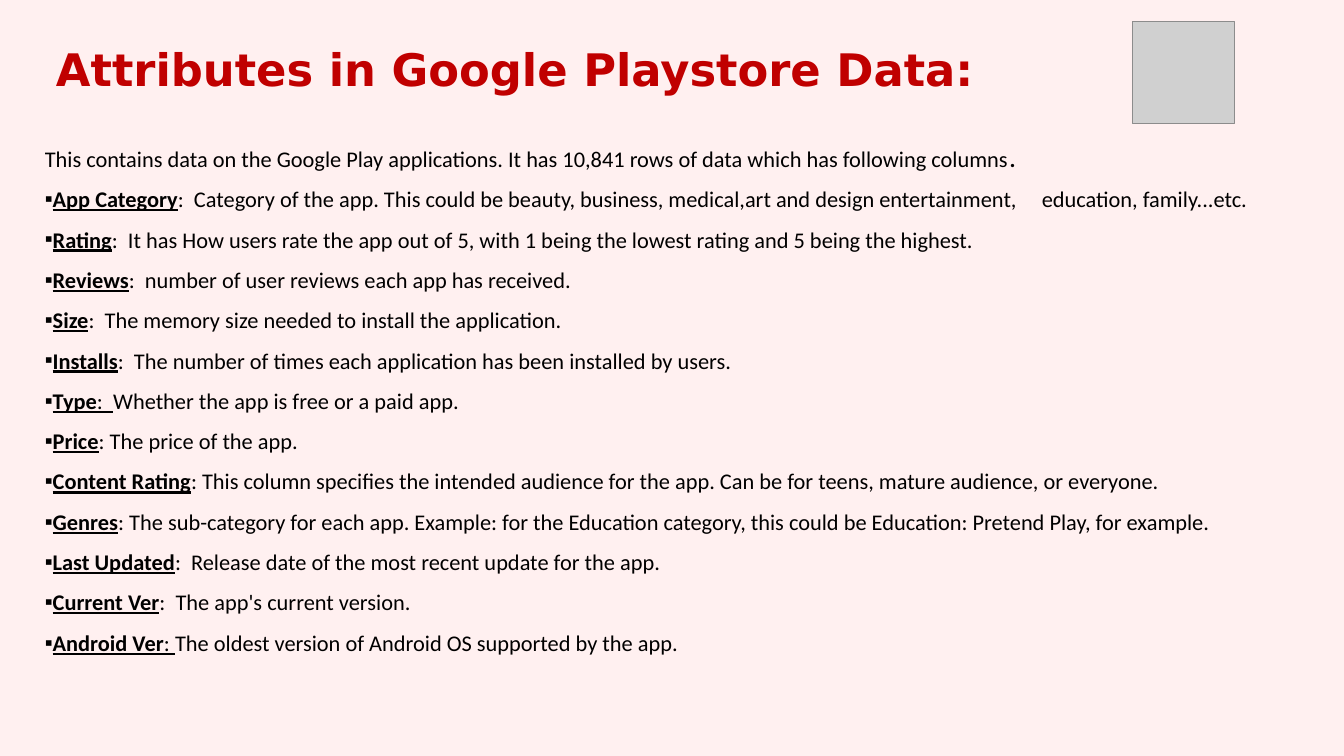
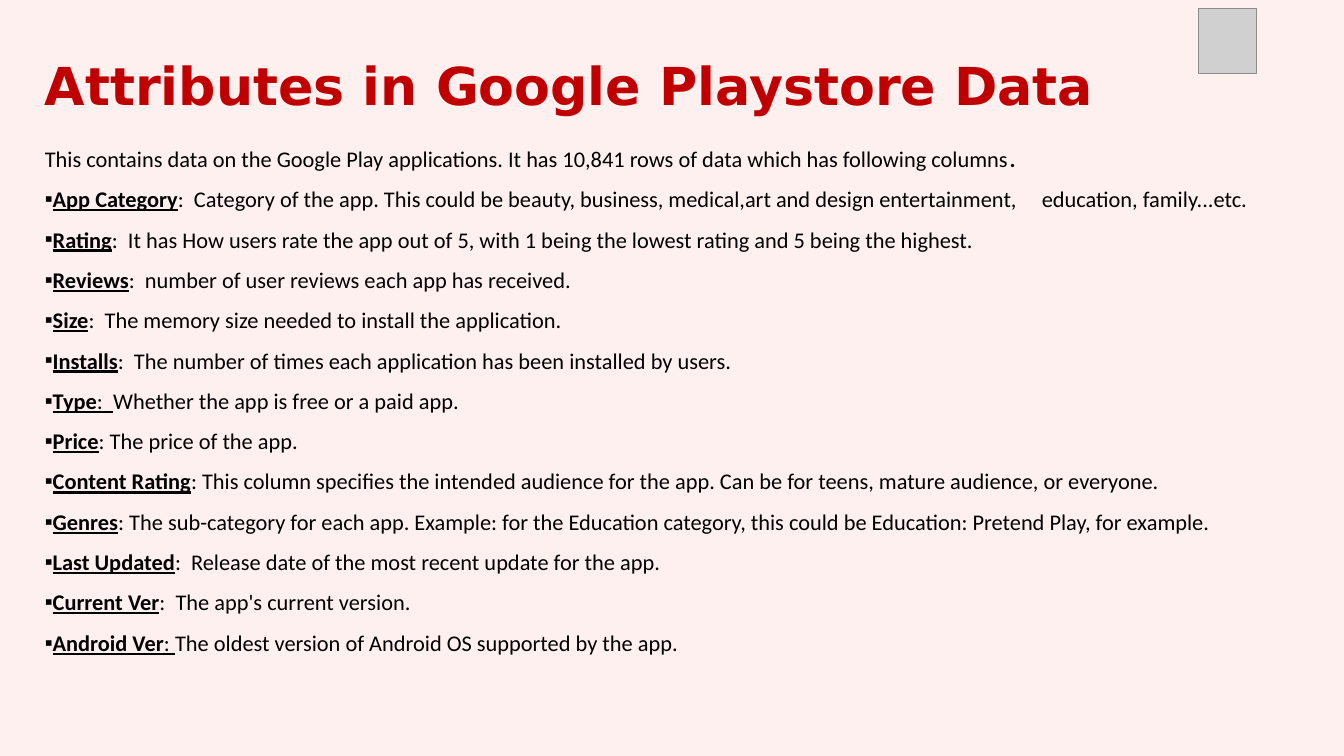
Before and after one commit to akriti0998/Play-store-data-analysis-, a slide deck: slide 6 of work of EDA Presentation.pptx (slide 7 before the commit). Drawn at 1344x756 pixels with LibreOffice and Linux fonts; fonts in the diff are those of the drawing; grey boxes stand for pictures; background and template pictures are left out. Boxes give left, top, right and bottom in pixels: in the first picture for what was removed or moved away, otherwise in the second. Text is boxed around its words. In the diff, an @@ line names an element or a change of style, - is before the commit and + after.

```diff
--- a/work of EDA Presentation.pptx
+++ b/work of EDA Presentation.pptx
@@ picture removed at (x1=1132, y1=22, x2=1234, y2=124) @@
@@ picture added at (x1=1199, y1=8, x2=1257, y2=74) @@
@@ title at (x1=45, y1=65, x2=1093, y2=116): text changed; size 24 to 28 pt @@
-Attributes in Google Playstore Data:
+Attributes in Google Playstore Data
```
Also in this commit, not shown: 11 other slides changed, 18 slides added, 1 slide removed.
